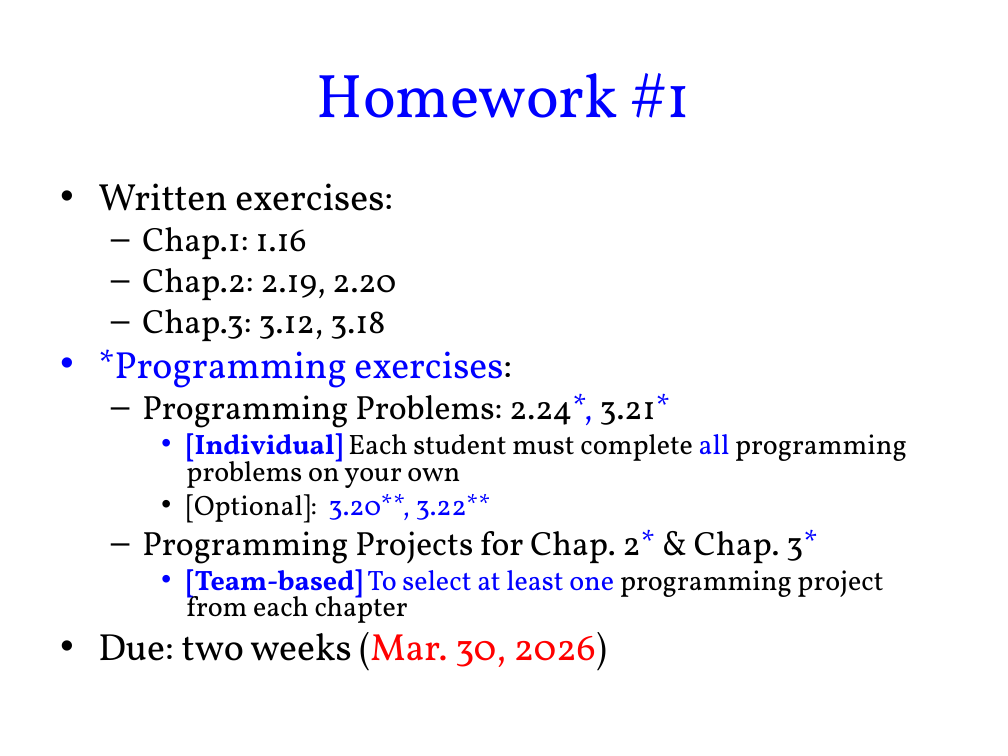
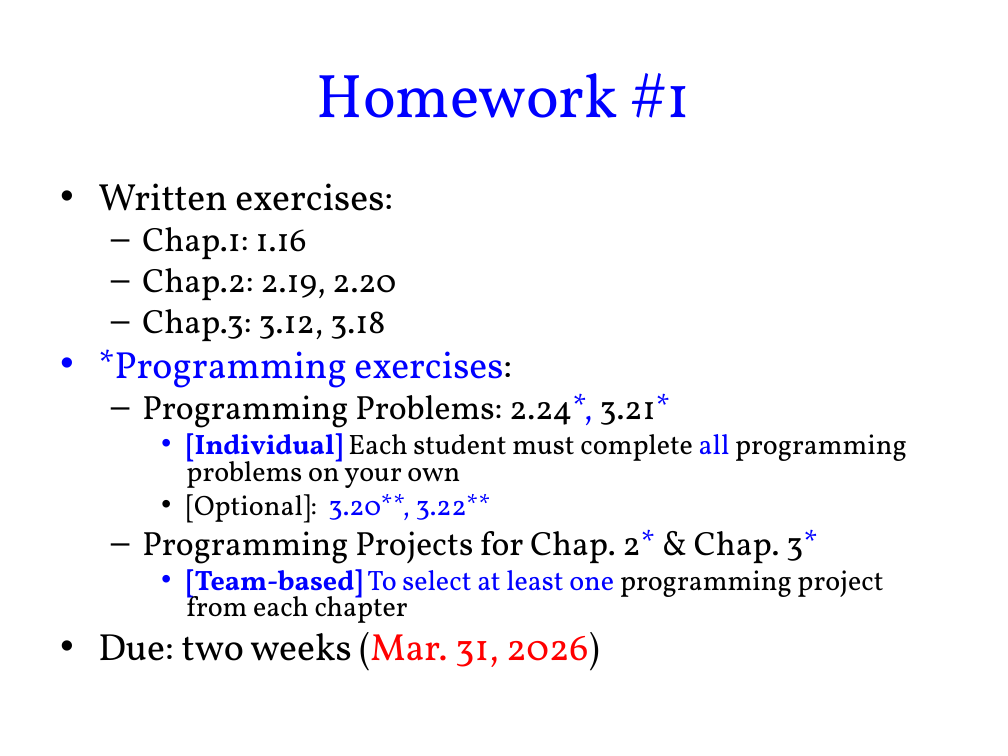
Before and after one commit to chriswjh/chriswjh.github.io, a slide deck: slide 3 of OSu/HW1.ppt. Drawn at 1008x756 pixels with LibreOffice and Linux fonts; fonts in the diff are those of the drawing. Boxes give left, top, right and bottom in pixels: in the first picture for what was removed or moved away, otherwise in the second. Text is boxed around its words. In the diff, an @@ line names an element or a change of style, - is before the commit and + after.

```diff
--- a/OSu/HW1.ppt
+++ b/OSu/HW1.ppt
@@ text at (98,632,599,671): text changed @@
-• Due: two weeks (Mar. 30, 2026)
+• Due: two weeks (Mar. 31, 2026)
```
Also in this commit, not shown: 1 other file.
